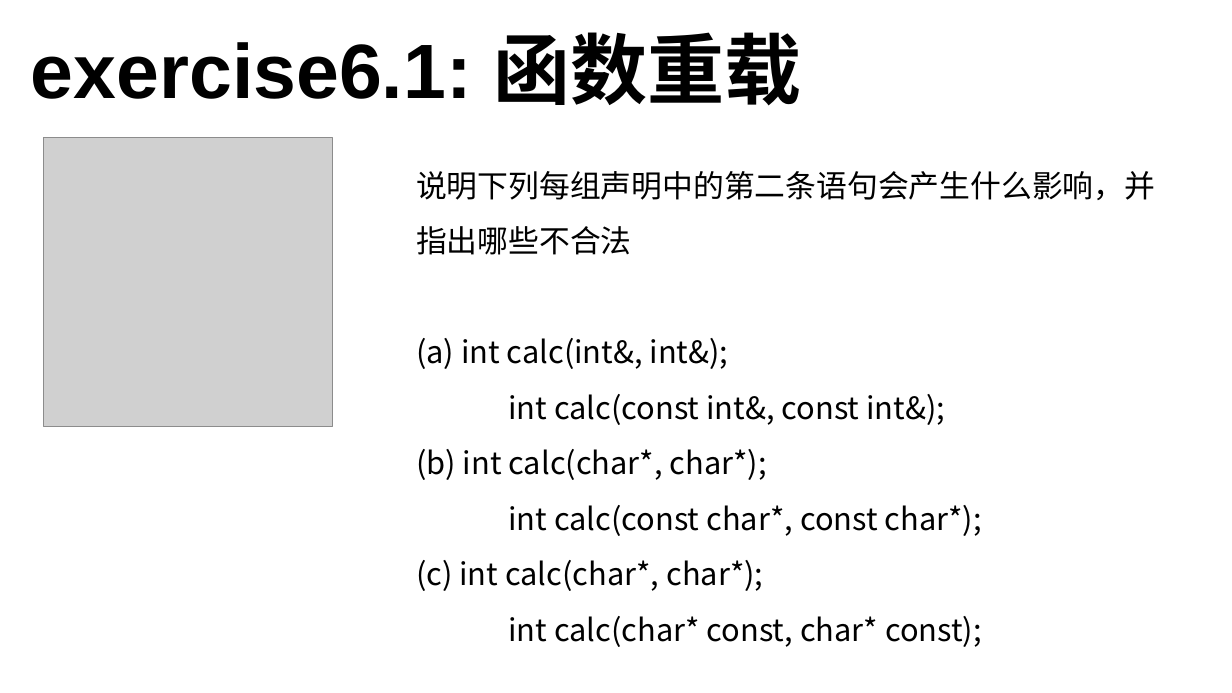
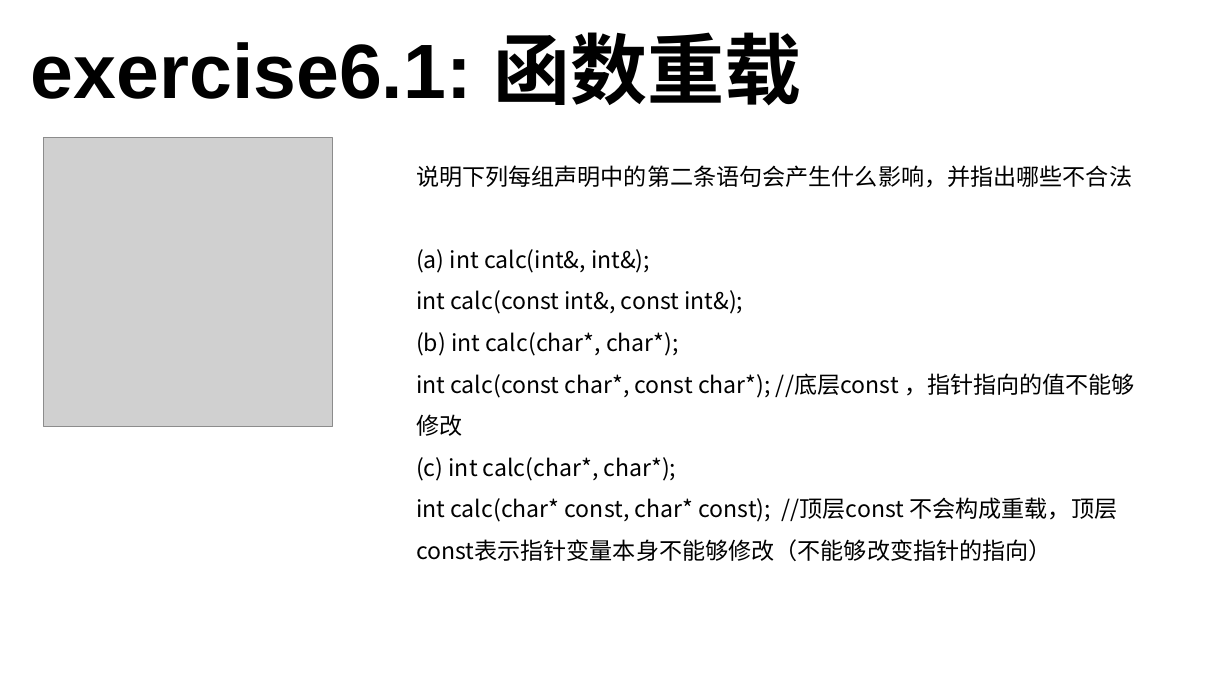
Before and after one commit to 3417725275/CPP_Study, a slide deck: slide 32 of C++课件.pptx. Drawn at 1232x693 pixels with LibreOffice and Linux fonts; fonts in the diff are those of the drawing; grey boxes stand for pictures. Boxes give left, top, right and bottom in pixels: in the first picture for what was removed or moved away, otherwise in the second. Text is boxed around its words. In the diff, an @@ line names an element or a change of style, - is before the commit and + after.

```diff
--- a/C++课件.pptx
+++ b/C++课件.pptx
@@ text at <box>416,165,1132,481</box>: size 24 to 18 pt in "说明下列每组声明中的第二条语句会产生什么影响，并指出哪些不合法", "(a) int calc(int&, int&);", "int calc(const int&, const int&);", "(b) int calc(char*, char*);" and 1 more places @@
@@ text at <box>416,373,1135,436</box>: text changed; size 24 to 18 pt @@
-int calc(const char*, const char*);
+int calc(const char*, const char*); //底层const ，指针指向的值不能够修改
@@ text at <box>416,497,1117,561</box>: text changed; size 24 to 18 pt @@
-int calc(char* const, char* const);
+int calc(char* const, char* const); //顶层const 不会构成重载，顶层const表示指针变量本身不能够修改（不能够改变指针的指向）
```
Also in this commit, not shown: 2 slides added, 12 other files.
